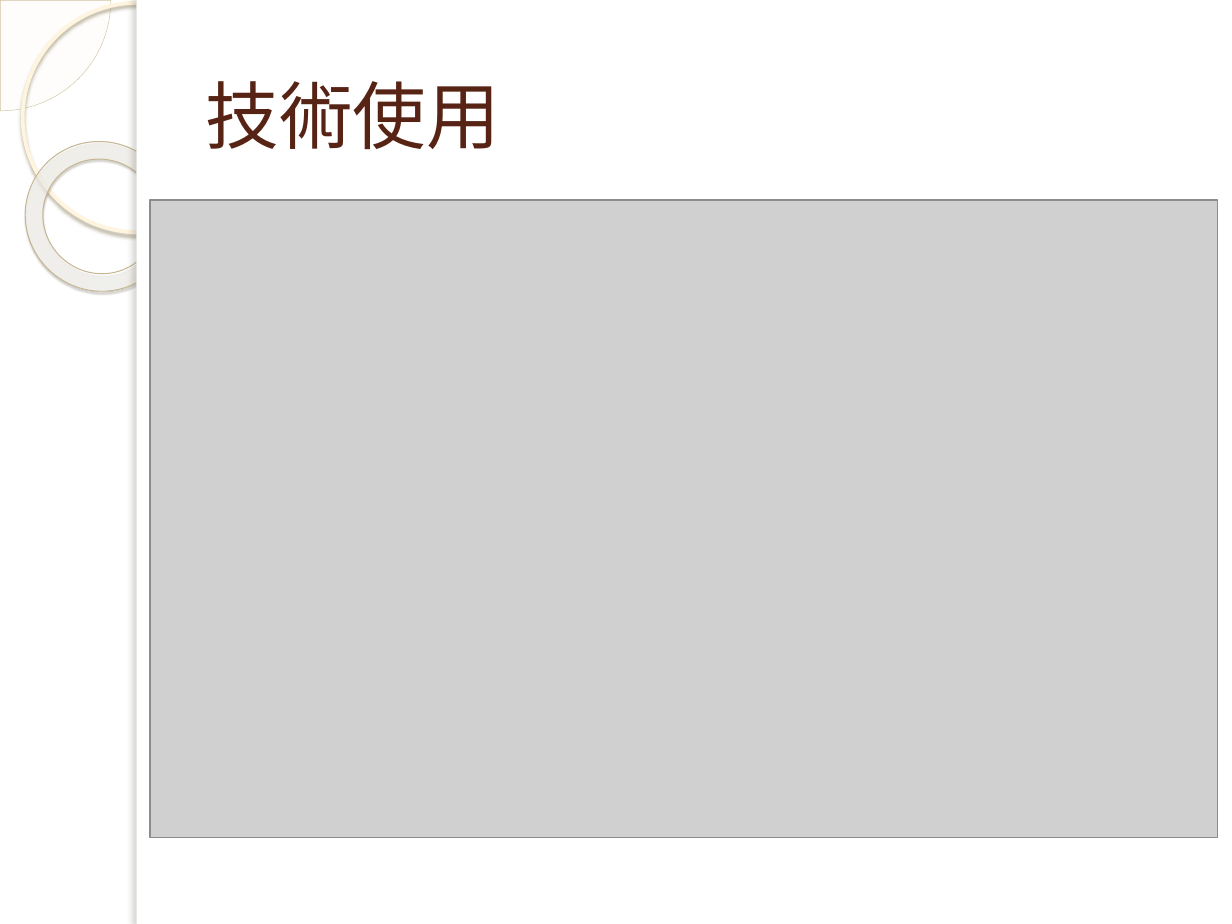
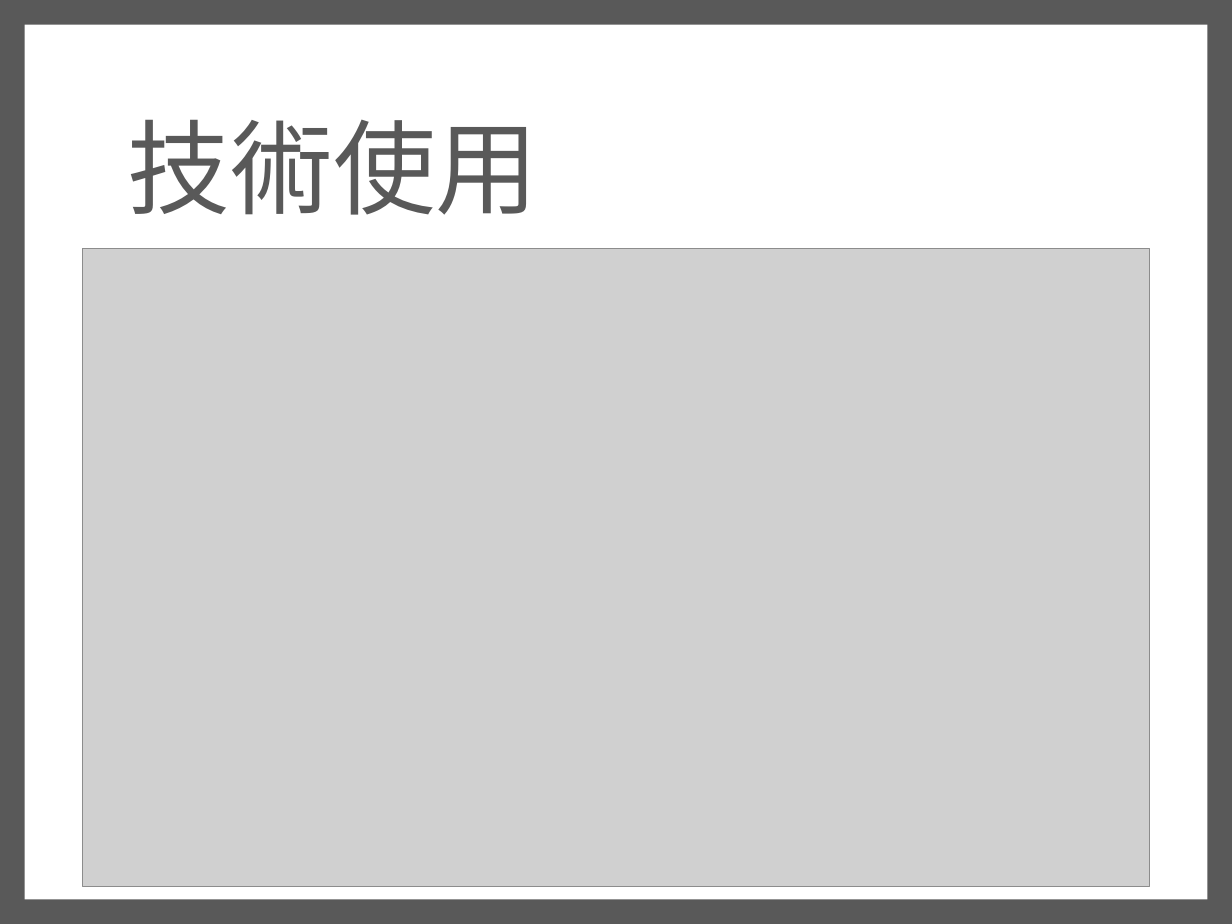
Before and after one commit to asdzxc55888/F2E-project, a slide deck: slide 12 of F2E MID/真·資工系網V3.pptx (slide 16 before the commit). Drawn at 1232x924 pixels with LibreOffice and Linux fonts; fonts in the diff are those of the drawing; grey boxes stand for pictures; background and template pictures are left out. Boxes give left, top, right and bottom in pixels: in the first picture for what was removed or moved away, otherwise in the second. Text is boxed around its words. In the diff, an @@ line names an element or a change of style, - is before the commit and + after.

```diff
--- a/F2E MID/真·資工系網V3.pptx
+++ b/F2E MID/真·資工系網V3.pptx
@@ background picture (left out) to #595959 @@
@@ pie slice (boxed as its full ellipse) removed at [0,0,111,111] @@
@@ ellipse removed at [22,2,251,232] @@
@@ rectangle: place and size @@
-rectangle at [137,0,1232,924]
+rectangle at [25,25,1207,899]
@@ rectangle removed at [137,0,147,924] @@
@@ title "技術使用": place and size @@
-title "技術使用" at [206,81,500,150]
+title "技術使用" at [128,119,539,215]
@@ title "技術使用" at [128,119,539,215]: size 43 to 60 pt, font Cabin to Noto Sans CJK SC, text colour #572314 to #595959; line spacing 1 to 0.9 @@
@@ donut removed at [0,111,206,322] @@
@@ picture: place and size @@
-picture at [150,200,1217,838]
+picture at [83,249,1149,887]
```
Also in this commit, not shown: 9 other slides changed, 4 slides added, 8 slides removed.
